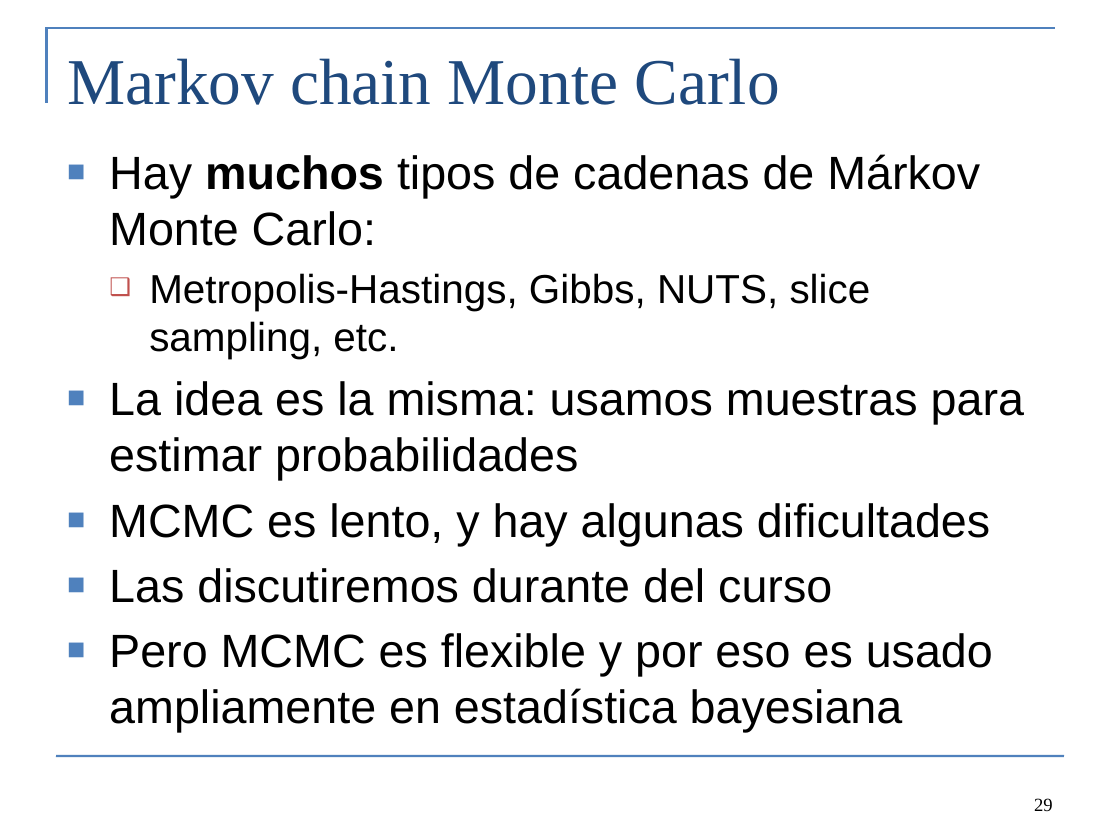
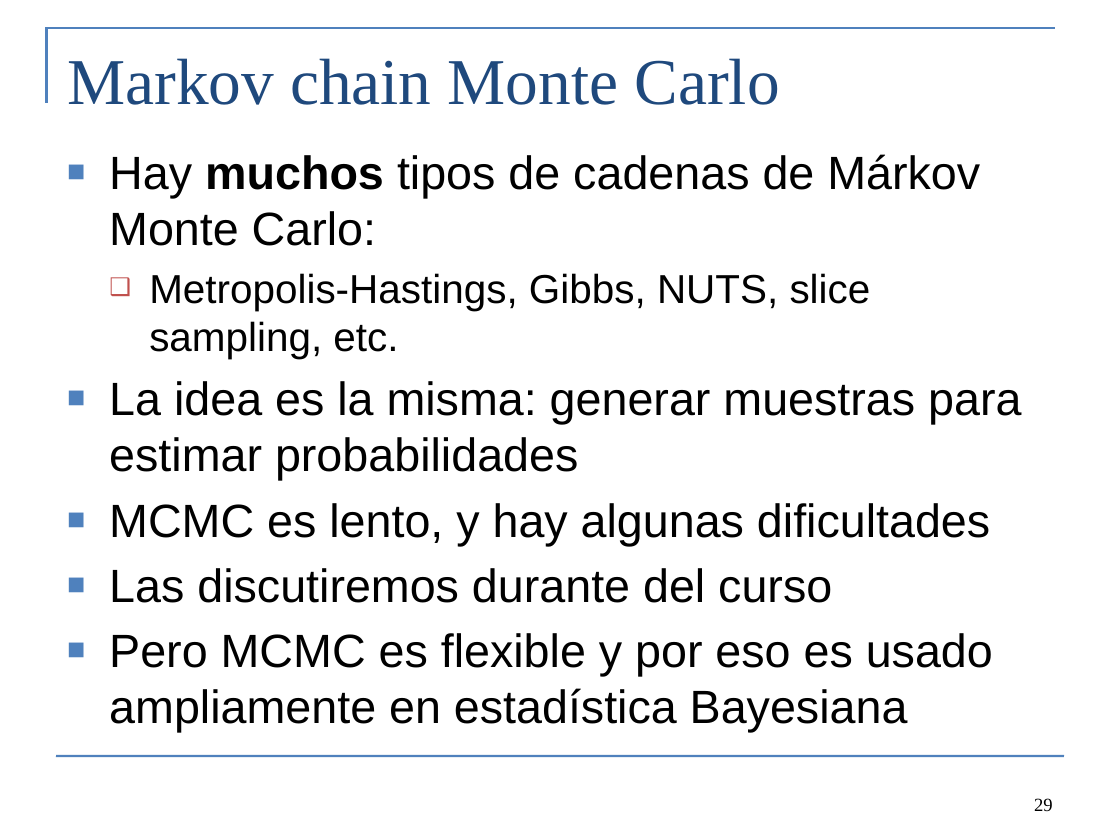
Before and after one commit to colemonnahan/bayes_workshop, a slide deck: slide 29 of dia2/lecture2_bayes.pptx. Drawn at 1120x840 pixels with LibreOffice and Linux fonts; fonts in the diff are those of the drawing. Boxes give left, top, right and bottom in pixels: in the first picture for what was removed or moved away, otherwise in the second. Text is boxed around its words. In the diff, an @@ line names an element or a change of style, - is before the commit and + after.

```diff
--- a/dia2/lecture2_bayes.pptx
+++ b/dia2/lecture2_bayes.pptx
@@ text at [109, 381, 1021, 480]: text changed @@
-■ La idea es la misma: usamos muestras para estimar probabilidades
+■ La idea es la misma: generar muestras para estimar probabilidades
@@ text at [109, 633, 993, 733]: text changed @@
-■ Pero MCMC es flexible y por eso es usado ampliamente en estadística bayesiana
+■ Pero MCMC es flexible y por eso es usado ampliamente en estadística Bayesiana
```
Also in this commit, not shown: 18 other slides changed, 4 other files.
